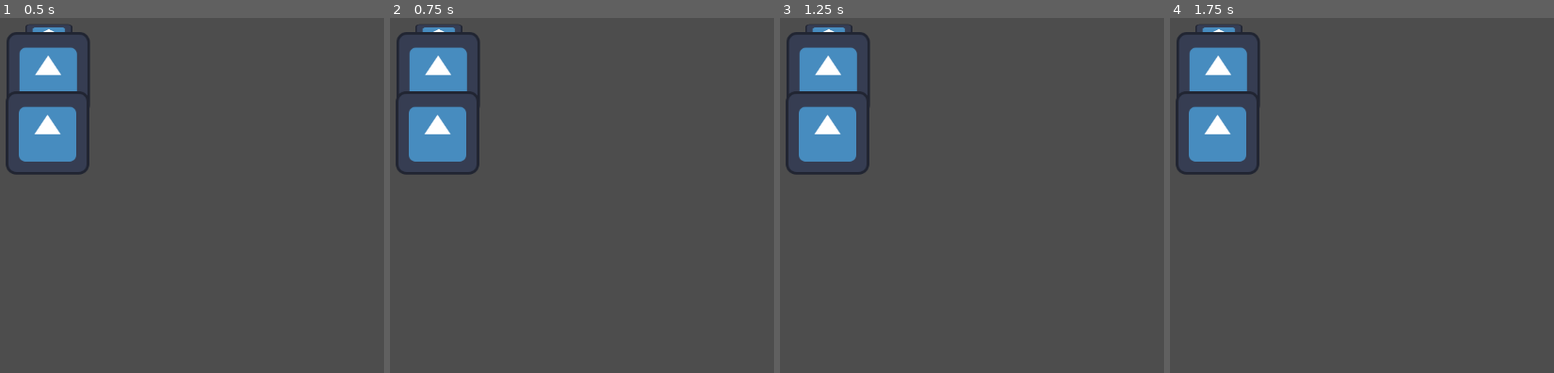
Above: before the commit, frames 1-4 (left to right).
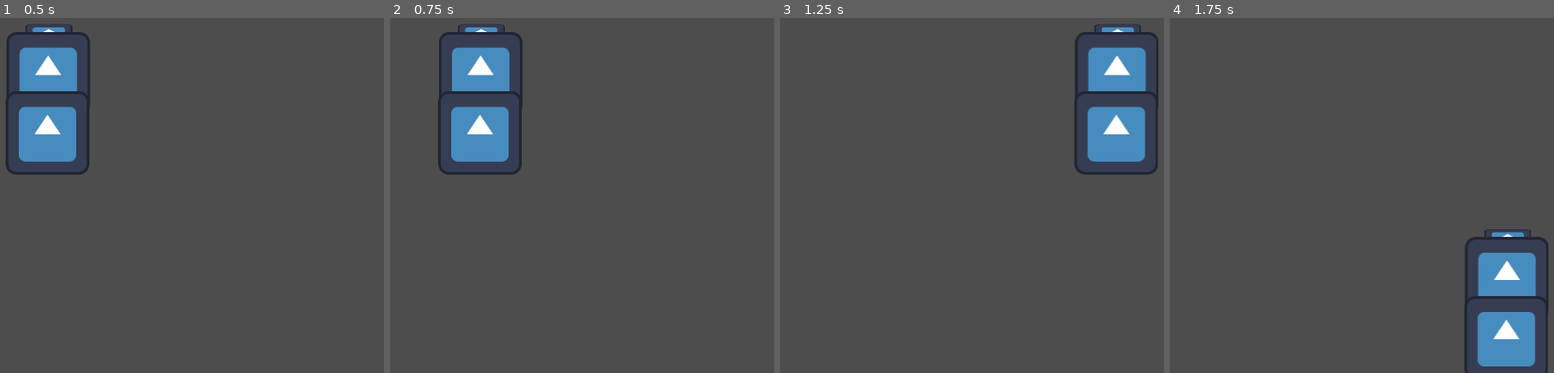
Above: after the commit, the same moments.

Repository: Mkath1423/uw-gdc-w26-game-jam
Game: Godot game, scene res://core/screens/start.tscn
Two runs of this game, one before a commit and one after it. Both use one fixed random seed, a clock stepped at 60 frames per second and the inputs below. Before the commit the project starts from res://main.tscn. The engine's default icon, where the game draws it, is replaced by a stand-in: a white triangle on a blue panel in a dark square.
Inputs:
- Up to frame 1 (0.5 s): no input
- Up to frame 2 (0.75 s): tap Enter at 0.5 s; hold D (right) from 0.53 s (still down)
- Up to frame 3 (1.25 s): keep holding D (right)
- Up to frame 4 (1.75 s): release D (right) at 1.28 s; hold S (down) from 1.28 s (still down)

Frame 1 is identical in both runs. In frame 2, 7.8% of the frame differs, in the area x 1-35%, y 1-45%; in frame 3, 11%, in the area x 1-99%, y 1-45%; in frame 4, 11%.

Commit message:
encapsulation

Diff:
--- a/fitting-in/core/autoloads/game_state.gd
+++ b/fitting-in/core/autoloads/game_state.gd
@@ -6,6 +6,8 @@
 signal stress_updated
 signal stress_limit_reached
 
+signal state_reset
+
 func add_stress(amount : float):
     stress += amount
 
@@ -13,3 +15,9 @@
 
     if stress > max_stress:
         stress_limit_reached.emit()
+
+func reset():
+    stress = 0
+    max_stress = 100
+
+    state_reset.emit()
--- /dev/null
+++ b/fitting-in/core/autoloads/scene_manager.gd
@@ -0,0 +1,31 @@
+extends Node2D
+
+enum Screen {
+    Start, Game, End
+}
+
+var current_screen : Screen = Screen.Start
+
+var screen_map : Dictionary[Screen, PackedScene] = {
+    Screen.Start : load("res://core/screens/start.tscn"),
+    Screen.Game : load("res://core/screens/game.tscn"),
+}
+
+func _swap_screen(screen : Screen):
+    var res = screen_map.get(screen)
+
+    if res == null:
+        printerr("no PackedScene found for screen")
+        return
+
+    get_tree().change_scene_to_packed(res)
+
+    current_screen = screen
+
+
+func swap_screen(screen : Screen):
+    call_deferred("_swap_screen", screen)
+
+
+func _ready():
+    swap_screen(current_screen)
--- /dev/null
+++ b/fitting-in/core/screens/game.gd
@@ -0,0 +1,29 @@
+extends Node2D
+
+var levels : Array[PackedScene] = [
+	load("res://levels/testing/testing.tscn")
+]
+
+
+var current_level = 0
+
+
+func _ready():
+	GameState.reset()
+	load_current_level()
+
+
+func load_current_level():
+	for c in get_children():
+		c.queue_free()
+
+	add_child(levels[current_level].instantiate())
+
+
+func next_level():
+	current_level += 1
+	if current_level == levels.size():
+		SceneManager.swap_screen(SceneManager.Screen.End)
+
+	else:
+		load_current_level()
--- /dev/null
+++ b/fitting-in/core/screens/game.tscn
@@ -0,0 +1,6 @@
+[gd_scene format=3 uid="uid://ybbkoy62jbo4"]
+
+[ext_resource type="Script" uid="uid://c2lj1lkoypf8g" path="res://core/screens/game.gd" id="1_jnguy"]
+
+[node name="Game" type="Node2D" unique_id=2145803963]
+script = ExtResource("1_jnguy")
--- /dev/null
+++ b/fitting-in/core/screens/start.gd
@@ -0,0 +1,4 @@
+extends Node2D
+
+func _ready():
+    SceneManager.swap_screen(SceneManager.Screen.Game)
--- /dev/null
+++ b/fitting-in/core/screens/start.tscn
@@ -0,0 +1,11 @@
+[gd_scene format=3 uid="uid://do5e81566ncr4"]
+
+[ext_resource type="Texture2D" uid="uid://kmrrub2yc87s" path="res://icon.svg" id="1_epya6"]
+[ext_resource type="Script" uid="uid://cipuci3gnb1ix" path="res://core/screens/start.gd" id="1_i4j34"]
+
+[node name="Start" type="Node2D" unique_id=1901608288]
+script = ExtResource("1_i4j34")
+
+[node name="Sprite2D" type="Sprite2D" parent="." unique_id=1535648365]
+position = Vector2(84, 84)
+texture = ExtResource("1_epya6")
--- /dev/null
+++ b/fitting-in/levels/common/player_detect.gd
@@ -0,0 +1,18 @@
+extends Area2D
+
+signal player_enter
+signal player_exit
+
+@export var is_player_in : bool = false
+
+func _on_body_entered(body: Node2D) -> void:
+    if body.is_in_group("player"):
+        is_player_in = true
+
+    player_enter.emit()
+
+func _on_body_exited(body: Node2D) -> void:
+    if body.is_in_group("player"):
+        is_player_in = false
+
+    player_exit.emit()
--- /dev/null
+++ b/fitting-in/levels/common/player_detect.tscn
@@ -0,0 +1,9 @@
+[gd_scene format=3 uid="uid://flnq5yp1wt3n"]
+
+[ext_resource type="Script" uid="uid://dy8puwyn0k0x" path="res://levels/common/player_detect.gd" id="1_px6xo"]
+
+[node name="PlayerDetect" type="Area2D" unique_id=1675569352]
+script = ExtResource("1_px6xo")
+
+[connection signal="body_entered" from="." to="." method="_on_body_entered"]
+[connection signal="body_exited" from="." to="." method="_on_body_exited"]
--- a/fitting-in/main.tscn
+++ b/fitting-in/levels/testing/testing.tscn
@@ -1,7 +1,6 @@
 [gd_scene format=3 uid="uid://bta5ndxrb6cfk"]
 
-[ext_resource type="PackedScene" uid="uid://du54himqbpbx1" path="res://people/player.tscn" id="1_ig7tw"]
-[ext_resource type="Script" path="res://group.gd" id="2_0xm2m"]
+[ext_resource type="PackedScene" uid="uid://du54himqbpbx1" path="res://people/player.tscn" id="1_s0xps"]
 
 [sub_resource type="RectangleShape2D" id="RectangleShape2D_0xm2m"]
 size = Vector2(39, 597.5)
@@ -9,7 +8,7 @@
 [sub_resource type="CircleShape2D" id="CircleShape2D_0xm2m"]
 radius = 172.28465
 
-[node name="main" type="Node2D" unique_id=834257654]
+[node name="testing" type="Node2D" unique_id=834257654]
 y_sort_enabled = true
 
 [node name="Camera2D" type="Camera2D" parent="." unique_id=843127577]
@@ -20,11 +19,10 @@
 position = Vector2(526, 8.25)
 shape = SubResource("RectangleShape2D_0xm2m")
 
-[node name="Player" parent="." unique_id=1015663847 instance=ExtResource("1_ig7tw")]
+[node name="Player" parent="." unique_id=1015663847 instance=ExtResource("1_s0xps")]
 position = Vector2(1, 0)
 
 [node name="Group" type="Node2D" parent="." unique_id=330583348]
-script = ExtResource("2_0xm2m")
 
 [node name="Area2D" type="Area2D" parent="Group" unique_id=1853598212]
 collision_layer = 0
--- a/fitting-in/people/player.tscn
+++ b/fitting-in/people/player.tscn
@@ -1,6 +1,6 @@
 [gd_scene format=3 uid="uid://du54himqbpbx1"]
 
-[ext_resource type="Script" uid="uid://bxwbsddema61a" path="res://player.gd" id="1_vlk2o"]
+[ext_resource type="Script" uid="uid://bv70dxbiq5wnv" path="res://people/scripts/player.gd" id="1_vlk2o"]
 [ext_resource type="PackedScene" uid="uid://bs02j5ybgumyu" path="res://people/person.tscn" id="2_ilric"]
 
 [sub_resource type="RectangleShape2D" id="RectangleShape2D_ig7tw"]
@@ -9,9 +9,9 @@
 [node name="Player" type="CharacterBody2D" unique_id=1015663847]
 collision_layer = 2
 script = ExtResource("1_vlk2o")
-base_speed = 500.0
-accel = 2000.0
-stopping = 1000.0
+base_speed = 2000.0
+accel = 3000.0
+stopping = 3000.0
 
 [node name="Person" parent="." unique_id=67439441 instance=ExtResource("2_ilric")]
 y_sort_enabled = true
--- a/fitting-in/project.godot
+++ b/fitting-in/project.godot
@@ -11,13 +11,14 @@
 [application]
 
 config/name="fitting-in"
-run/main_scene="uid://bta5ndxrb6cfk"
+run/main_scene="uid://do5e81566ncr4"
 config/features=PackedStringArray("4.6", "GL Compatibility")
 config/icon="res://icon.svg"
 
 [autoload]
 
 GameState="*uid://boywvje37qi7d"
+SceneManager="*uid://cmy6tb5fk2bel"
 
 [input]
 
Not shown, added: fitting-in/core/autoloads/scene_manager.gd.uid
Not shown, added: fitting-in/core/screens/game.gd.uid
Not shown, added: fitting-in/core/screens/start.gd.uid
Not shown, added: fitting-in/levels/common/player_detect.gd.uid
